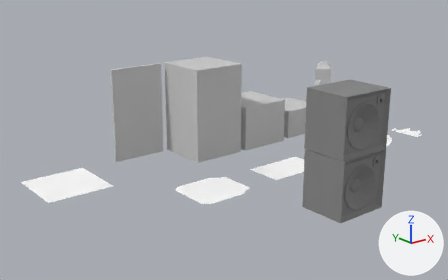
One commit to the Blender file meshes/tiles.blend: the scene before it, then after it.
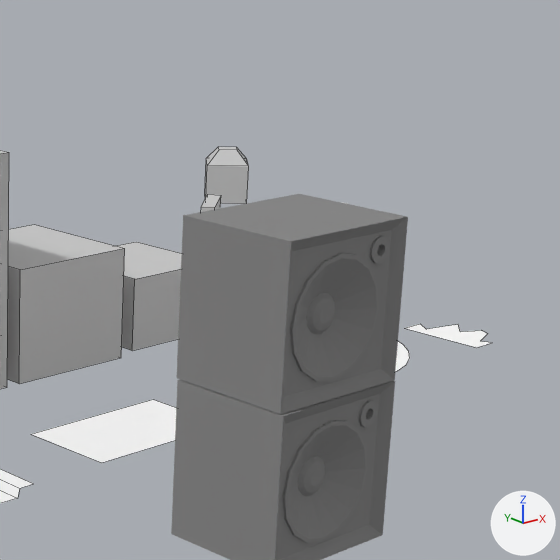
Each version is shown whole from a 50 mm camera at (-13.02, -10.13, 6.65) aimed at (-1.18, 4.66, 0.74), then close up on the part from 53% to 100% of the width and 2% to 77% of the height. Every picture has the same lights, and +X, +Y and +Z are marked at lower right. The close-ups show mesh edges as thin lines.

The first close-up shows 'desk', 'hamster', 'path_break', 'path_straight', 'pillar', 'small_desk', 'speaker'.
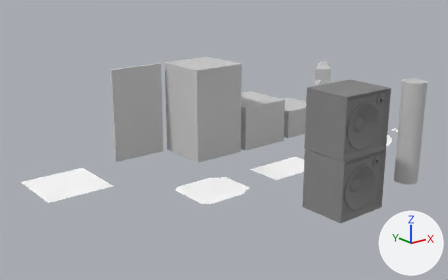
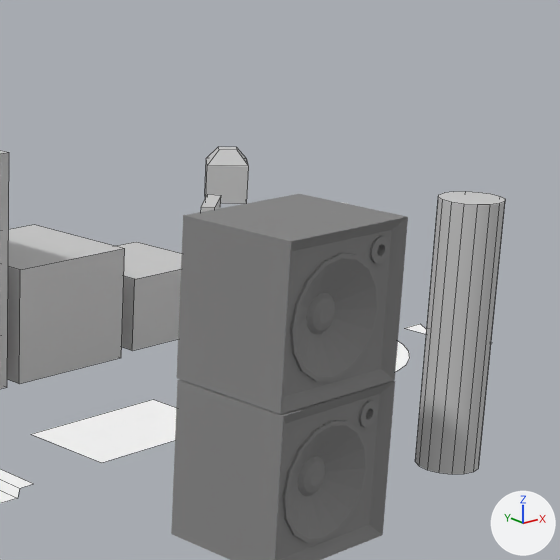
Boxes [x1, y1, x2, y2] around the edits, measured in the close-ups (560 x 560 px):
'pole', added: after [415, 191, 505, 474]

Edits to the bpy script that builds the scene:
```text
Add me_cube_008:
    me_cube_008.from_pydata(...)  # 32 vertices, 17 faces; spans x -0.35..0.35, y -0.35..0.35, z 0.0..3.0
    me_cube_008.polygons.foreach_set('use_smooth', [True] * 17)
    me_cube_008.materials.append(mat_block)  # light grey #cccccc
Add ob_pole:
    ob_pole = bpy.data.objects.new('pole', me_cube_008)
    ob_pole.location = (2.0, 0.0, 0.0)
    _m = ob_pole.modifiers.new('EdgeSplit', 'EDGE_SPLIT')
```
